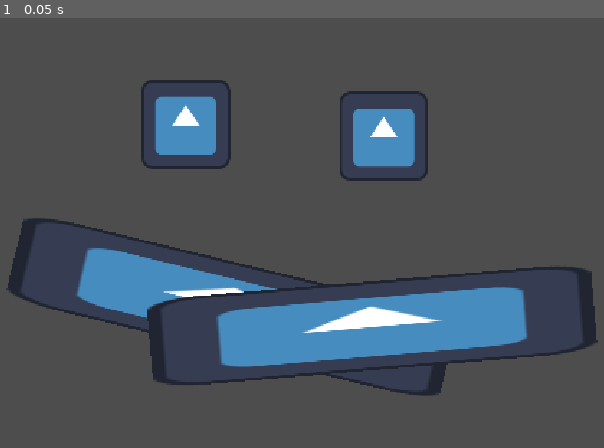
Above: before the commit, frame 1.
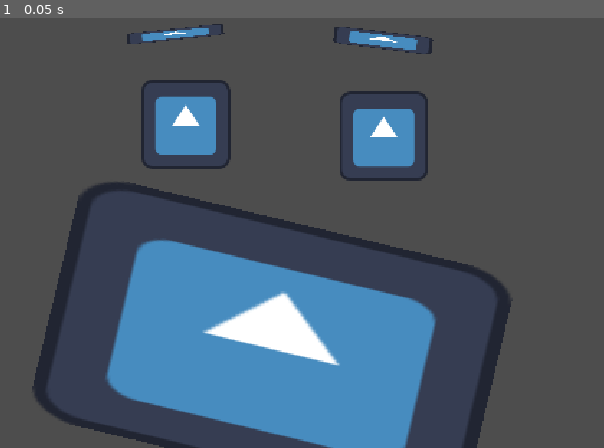
Above: after the commit, the same moment.

Repository: ChrstphrHll/wholesome-2026
Game: Godot game, scene res://scenes/main.tscn
Two runs of this game, one before a commit and one after it. Both use one fixed random seed, a clock stepped at 60 frames per second and the inputs below. The engine's default icon, where the game draws it, is replaced by a stand-in: a white triangle on a blue panel in a dark square.
Inputs:
- Up to frame 1 (0.05 s): no input

The runs differ from the first frame. In frame 1, 25% of the frame differs, in the area x 0-100%, y 1-100%.

Commit message:
woh export is working

Diff:
--- a/scenes/main.tscn
+++ b/scenes/main.tscn
@@ -13,13 +13,19 @@
 texture = ExtResource("1_ig7tw")
 
 [node name="Icon3" type="Sprite2D" parent="." unique_id=1698277474]
-position = Vector2(420, 445)
+position = Vector2(478.00003, 500.00003)
 rotation = 0.23746003
-scale = Vector2(5.015625, 1)
+scale = Vector2(5.015625, 2.7989216)
 texture = ExtResource("1_ig7tw")
 
-[node name="Icon4" type="Sprite2D" parent="." unique_id=816257730]
-position = Vector2(622, 472)
-rotation = -0.08438858
-scale = Vector2(5.015625, 1)
+[node name="Icon4" type="Sprite2D" parent="." unique_id=1106833735]
+position = Vector2(638, 61)
+rotation = 0.12355126
+scale = Vector2(1.1116015, 0.1982052)
 texture = ExtResource("1_ig7tw")
+
+[node name="Icon5" type="Sprite2D" parent="." unique_id=1177201473]
+position = Vector2(339, 52.00003)
+rotation = -0.10351895
+scale = Vector2(1.094563, 0.1272163)
+texture = ExtResource("1_ig7tw")
